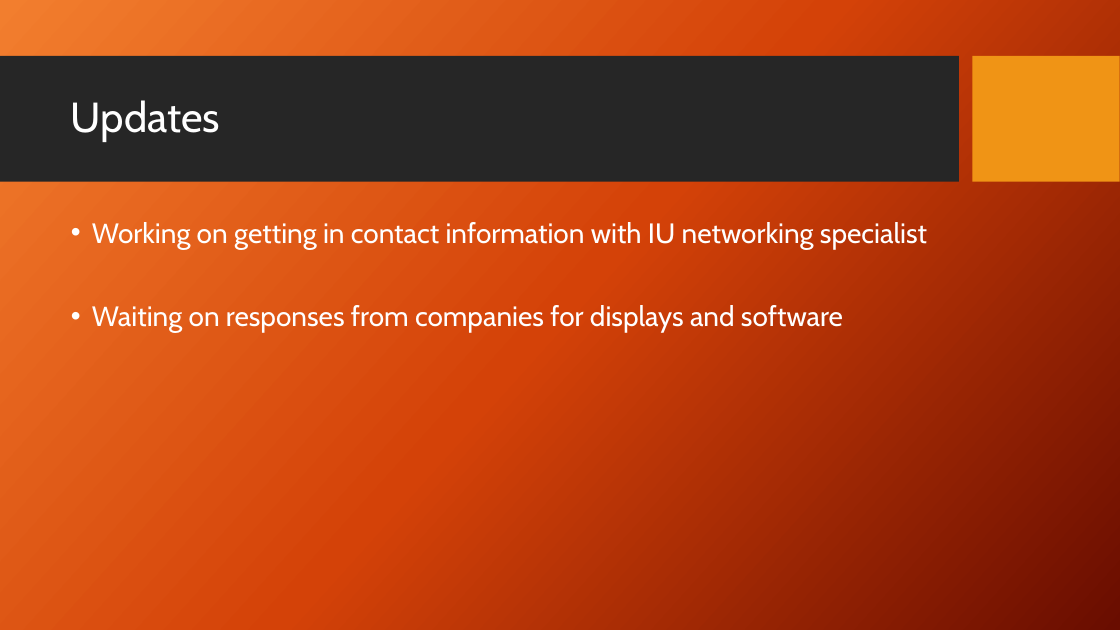
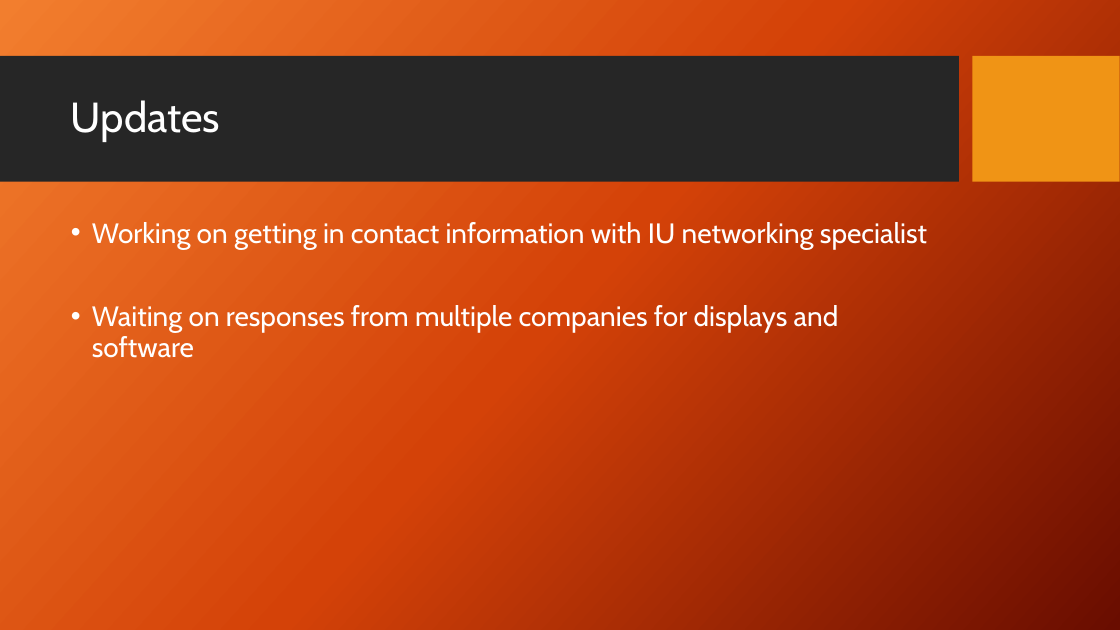
Before and after one commit to IUS-CS/Team17, a slide deck: slide 2 of REPORTS/RF4.pptx. Drawn at 1120x630 pixels with LibreOffice and Linux fonts; fonts in the diff are those of the drawing; background and template pictures are left out. Boxes give left, top, right and bottom in pixels: in the first picture for what was removed or moved away, otherwise in the second. Text is boxed around its words. In the diff, an @@ line names an element or a change of style, - is before the commit and + after.

Commit message:
wording correction

```diff
--- a/REPORTS/RF4.pptx
+++ b/REPORTS/RF4.pptx
@@ text at (92,305,839,358): text changed @@
-• Waiting on responses from companies for displays and software
+• Waiting on responses from multiple companies for displays and software
```
